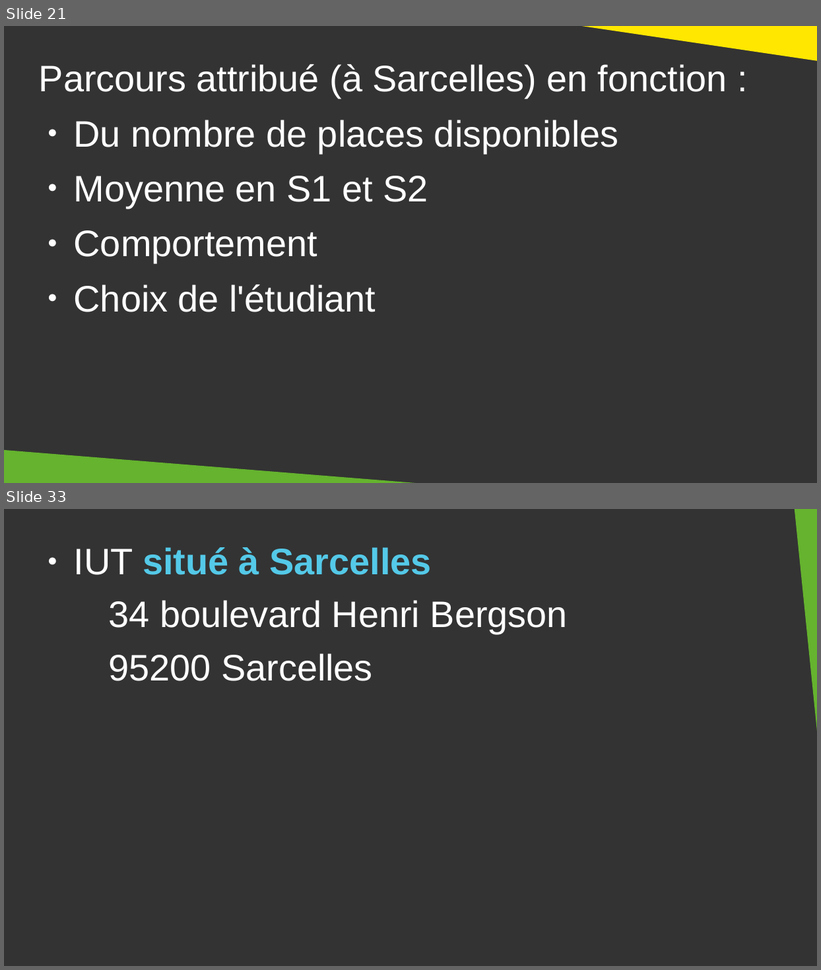
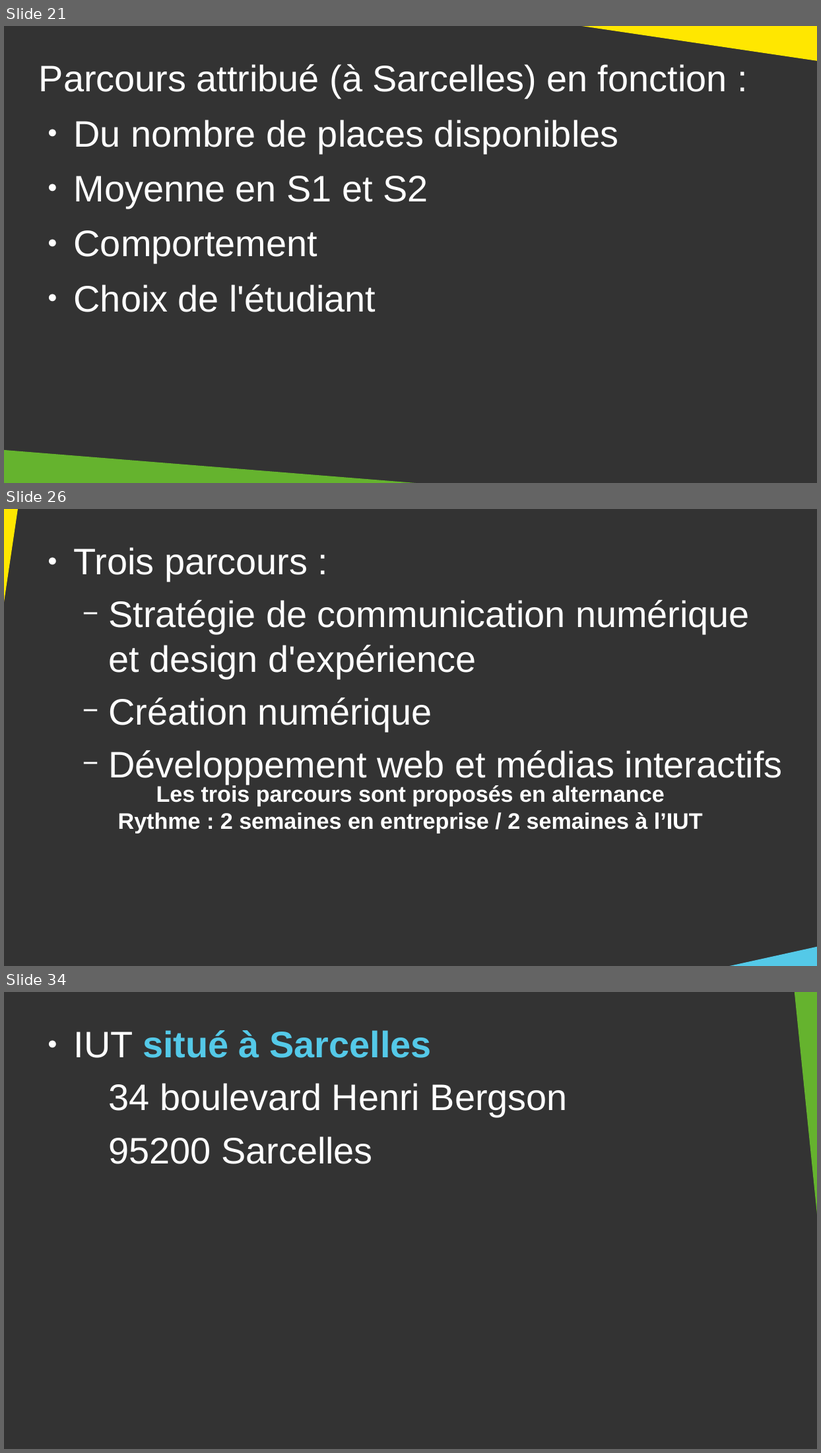
Before and after one commit to DanYellow/cours, a slide deck: presentation-formation-mmi/presentation.odp. Shown one above the other, each under a label of ours: slides 21 and 33 before the commit, slides 21, 26 and 34 after it; the slides between them are not shown. The pictures are 821x970 and 821x1453 pixels, drawn with LibreOffice and Linux fonts; fonts in the diff are those of the drawing. Boxes give left, top, right and bottom in pixels: in the first picture for what was removed or moved away, otherwise in the second. Text is boxed around its words. In the diff, an @@ line names an element or a change of style, - is before the commit and + after.

```diff
--- a/presentation-formation-mmi/presentation.odp
+++ b/presentation-formation-mmi/presentation.odp
@@ slide 26 added at <box>4,509,817,966</box>, background #333333 @@
@@ right triangle added at <box>4,509,25,714</box>, fill #FFE700 @@
@@ text added at <box>74,547,783,784</box>, 36 pt, text #FFFFFF @@
+● Trois parcours :
+  − Stratégie de communication numérique et design d'expérience
+  − Création numérique
+  − Développement web et médias interactifs
@@ text added at <box>118,784,703,833</box>, 22 pt, text #FFFFFF, bold @@
+Les trois parcours sont proposés en alternance
+Rythme : 2 semaines en entreprise / 2 semaines à l’IUT
@@ right triangle added at <box>713,945,817,966</box>, fill #54C9E8 @@
@@ what was slide 33 is now slide 34 @@
```
Also in this commit, not shown: 8 slides changed, 1 other slide added, 1 slide removed, 1 other file.
